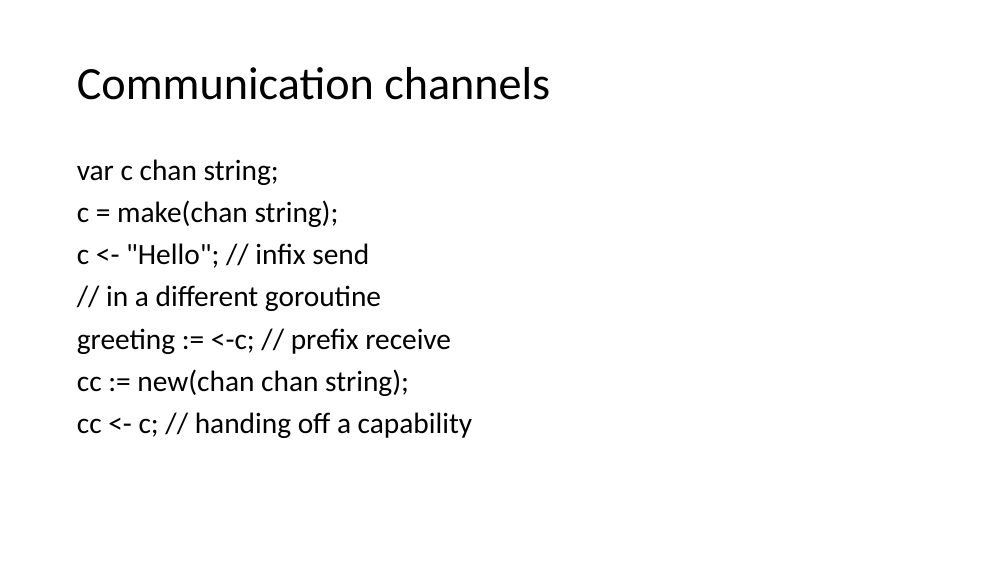
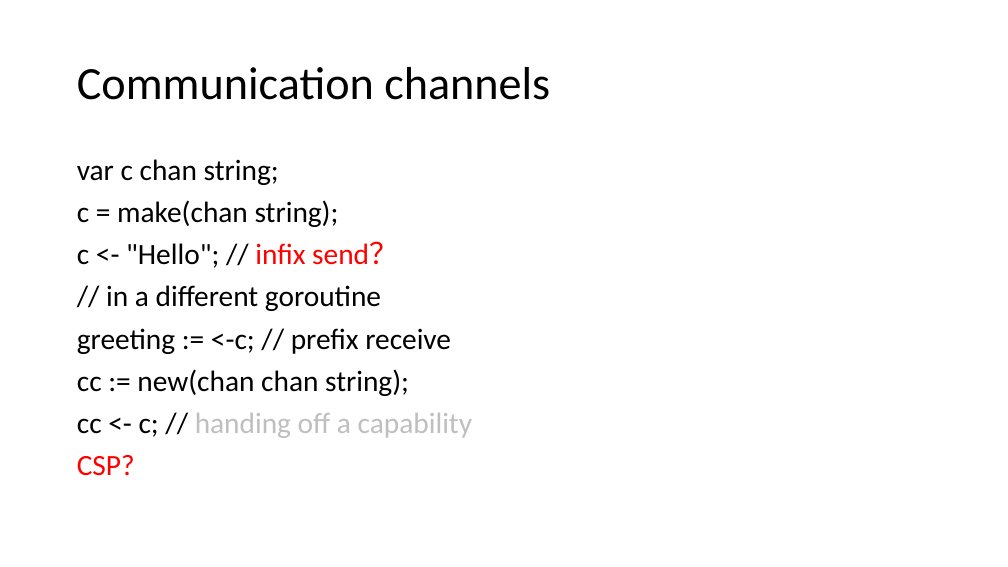
Before and after one commit to firstbird/goPresent, a slide deck: slide 24 of go introduction.pptx. Drawn at 1008x567 pixels with LibreOffice and Linux fonts; fonts in the diff are those of the drawing. Boxes give left, top, right and bottom in pixels: in the first picture for what was removed or moved away, otherwise in the second. Text is boxed around its words. In the diff, an @@ line names an element or a change of style, - is before the commit and + after.

```diff
--- a/go introduction.pptx
+++ b/go introduction.pptx
@@ text at [77, 241, 398, 268]: text changed @@
-c <- "Hello"; // infix send
+c <- "Hello"; // infix send？
@@ text at [77, 413, 472, 438]: text colour #000000 to #BFBFBF in "handing off a capability" @@
@@ text at [77, 455, 135, 476]: paragraph added @@
+CSP?
```
Also in this commit, not shown: 14 other slides changed.
